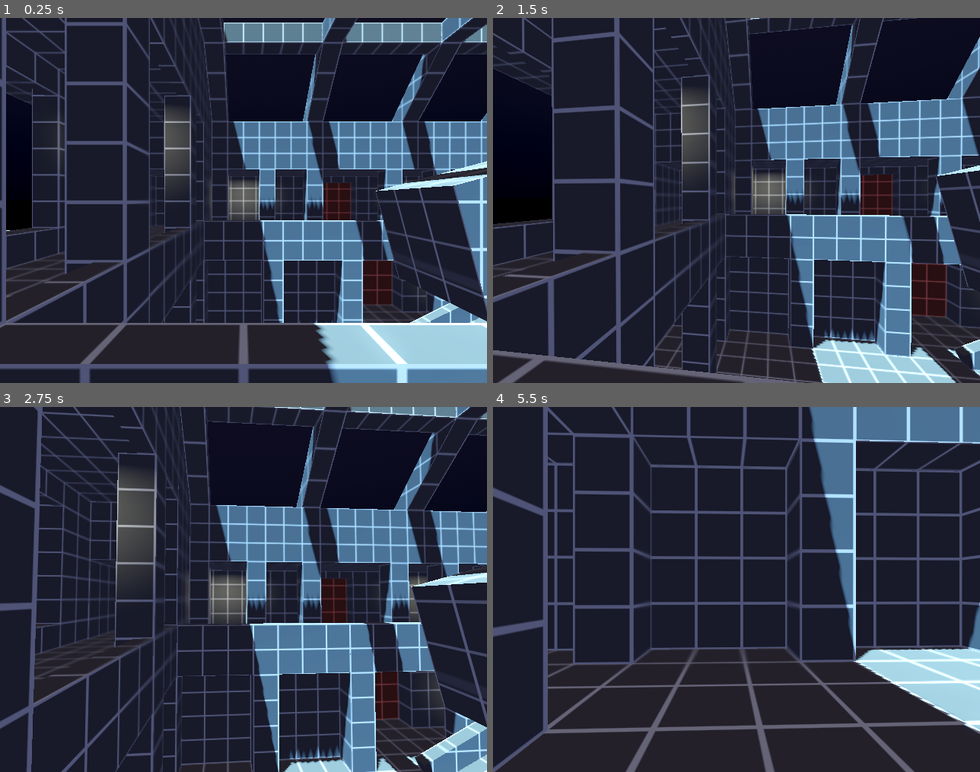
Above: before the commit, frames 1-4 (two rows, left to right).
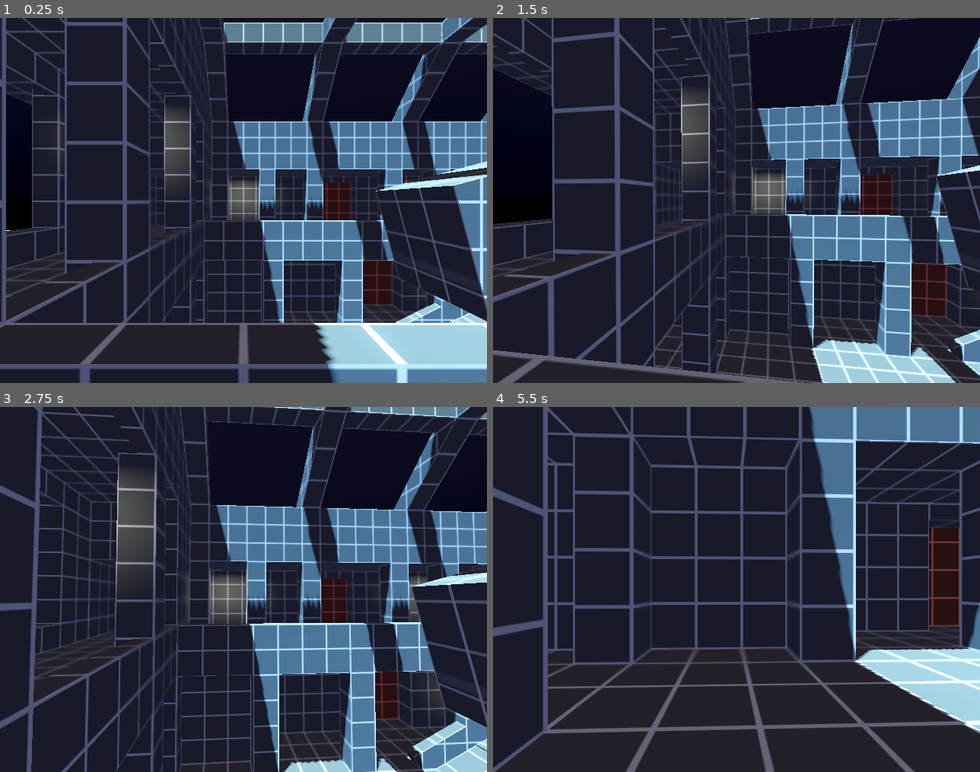
Above: after the commit, the same moments.

Repository: ti-jen/Museam_Nights
Game: Godot game, scene res://scenes/L_Graybox_01.tscn
The game is run twice, just before and just after one commit, with the same random seed, the same clock (stepped at 60 frames per second) and the same inputs. This scene is started directly instead of the project's main scene.
Inputs (mouse positions are in pixels of both pictures, inside the frame that each line leads up to):
- Up to frame 1 (0.25 s): no input
- Up to frame 2 (1.5 s): tap Enter (ui_accept) at 0.5, 0.77 s; move the mouse to (760, 200) at 0.52 s; hold Ctrl (crouch) 0.53-1.28 s; hold W (forward) from 0.53 s (still down); move the mouse to (712, 200) at 1.27 s; tap Shift (sprint) at 1.35 s
- Up to frame 3 (2.75 s): keep holding W (forward); tap Enter (ui_accept) at 1.52 s; move the mouse to (253, 582) at 2.02 s; hold Ctrl (crouch) from 2.03 s (still down)
- Up to frame 4 (5.5 s): keep holding W (forward); move the mouse to (731, 596) at 2.77 s; release Ctrl (crouch) at 2.78 s; tap Shift (sprint) at 2.85, 4.35 s; tap Enter (ui_accept) at 3.02, 3.77, 4.52 s; move the mouse to (775, 593) at 3.52 s; hold Ctrl (crouch) 3.53-4.28 s; move the mouse to (697, 585) at 4.27 s; move the mouse to (741, 589) at 5.02 s; hold Ctrl (crouch) from 5.03 s (still down)

The runs differ from the first frame. In frame 1, 1.0% of the frame differs, in the area x 58-99%, y 66-84%; in frame 2, 1.2%; in frame 3, 2.2%; in frame 4, 2.7%, in the area x 74-96%, y 17-66%.

Commit message:
[changed] made some small changes to the environemnt

Diff:
--- a/scenes/L_Graybox_01.tscn
+++ b/scenes/L_Graybox_01.tscn
@@ -240,13 +240,10 @@
 transform = Transform3D(7.78829e-07, 0, 4, 0, 12, 0, -4, 0, 7.78829e-07, 3, 0, -8)
 
 [node name="SmGraybox116" parent="." instance=ExtResource("3_mcmf2")]
-transform = Transform3D(7.78829e-07, 0, 11.7, 0, 4, 0, -4, 0, 2.27807e-06, -22, 0, 10)
-
-[node name="SmGraybox117" parent="." instance=ExtResource("3_mcmf2")]
-transform = Transform3D(7.78829e-07, 0, 11.7, 0, 4, 0, -4, 0, 2.27807e-06, -22, 0, -6)
+transform = Transform3D(7.78829e-07, 0, 11.7, 0, 4, 0, -4, 0, 2.27807e-06, -26, 0, 10)
 
 [node name="SmGraybox118" parent="." instance=ExtResource("3_mcmf2")]
-transform = Transform3D(7.78829e-07, 0, 11.7, 0, 4, 0, -4, 0, 2.27807e-06, -22, 0, -6)
+transform = Transform3D(7.78829e-07, 0, 11.7, 0, 4, 0, -4, 0, 2.27807e-06, -26, 0, -6)
 
 [node name="SmGraybox29" parent="." instance=ExtResource("3_mcmf2")]
 transform = Transform3D(7.78829e-07, 0, 4, 0, 12, 0, -4, 0, 7.78829e-07, 3, 0, 12)
@@ -333,13 +330,10 @@
 transform = Transform3D(7.45058e-08, 0, 21, 0, 1, 0, -0.5, 0, 3.8147e-06, -18, 5, -5)
 
 [node name="SmGraybox75" parent="." instance=ExtResource("3_mcmf2")]
-transform = Transform3D(0.5, 0, -8.47981e-07, 0, 1, 0, 9.63615e-08, 0, 4.4, 3, 5, -2)
-
-[node name="SmGraybox90" parent="." instance=ExtResource("3_mcmf2")]
-transform = Transform3D(-1.10543e-07, -0.442852, -10.8972, -5.20574e-08, 0.896594, -5.38242, 0.5, -4.55953e-09, -2.96961e-06, 3, 5, -2)
+transform = Transform3D(0.5, 0, -9.63615e-07, 0, 1, 0, 9.63615e-08, 0, 5, 3, 5, -2.5)
 
 [node name="SmGraybox91" parent="." instance=ExtResource("3_mcmf2")]
-transform = Transform3D(-1.10543e-07, -0.442852, -10.8972, -5.20574e-08, 0.896594, -5.38242, 0.5, -4.55953e-09, -2.96961e-06, 3, 5, -5)
+transform = Transform3D(9.94887e-08, -0.442852, -10.8972, 4.68517e-08, 0.896594, -5.38242, -0.45, -4.55953e-09, -2.96961e-06, 3, 5, -5)
 
 [node name="SmGraybox92" parent="." instance=ExtResource("3_mcmf2")]
 transform = Transform3D(-1.10543e-07, -0.442852, -10.8972, -5.20574e-08, 0.896594, -5.38242, 0.5, -4.55953e-09, -2.96961e-06, 3, 5, 5)
@@ -347,8 +341,23 @@
 [node name="SmGraybox93" parent="." instance=ExtResource("3_mcmf2")]
 transform = Transform3D(-1.10543e-07, -0.442852, -10.8972, -5.20574e-08, 0.896594, -5.38242, 0.5, -4.55953e-09, -2.96961e-06, 3, 5, 2)
 
+[node name="SmGraybox115" parent="." instance=ExtResource("3_mcmf2")]
+transform = Transform3D(1.10543e-07, -0.442852, -10.8972, 5.20574e-08, 0.896594, -5.38242, -0.5, -4.55953e-09, -2.96961e-06, 3, 5, -2)
+
 [node name="SmGraybox50" parent="." instance=ExtResource("3_mcmf2")]
 transform = Transform3D(1.9977e-07, 0, 1.026, 0, 5, 0, -1.026, 0, 1.9977e-07, -6, 0, 6)
+
+[node name="SmGraybox90" parent="." instance=ExtResource("3_mcmf2")]
+transform = Transform3D(5.84122e-07, 0, 1, 0, 2, 0, -3, 0, 1.94707e-07, -2, 0, 5)
+
+[node name="SmGraybox117" parent="." instance=ExtResource("3_mcmf2")]
+transform = Transform3D(5.64218e-07, -0.517638, 3.59324, 1.51182e-07, 1.93185, 0.962807, -3, 0, 7.24311e-07, -5.1, -1, 5)
+
+[node name="SmGraybox119" parent="." instance=ExtResource("3_mcmf2")]
+transform = Transform3D(5.84122e-07, 0, 1, 0, 2, 0, -3, 0, 1.94707e-07, -2, 0, -2)
+
+[node name="SmGraybox120" parent="." instance=ExtResource("3_mcmf2")]
+transform = Transform3D(5.64218e-07, -0.517638, 3.59324, 1.51182e-07, 1.93185, 0.962807, -3, 0, 7.24311e-07, -5.1, -1, -2)
 
 [node name="SmGraybox51" parent="." instance=ExtResource("3_mcmf2")]
 transform = Transform3D(1.9977e-07, 0, 1.026, 0, 5, 0, -1.026, 0, 1.9977e-07, -2, 0, 6)
